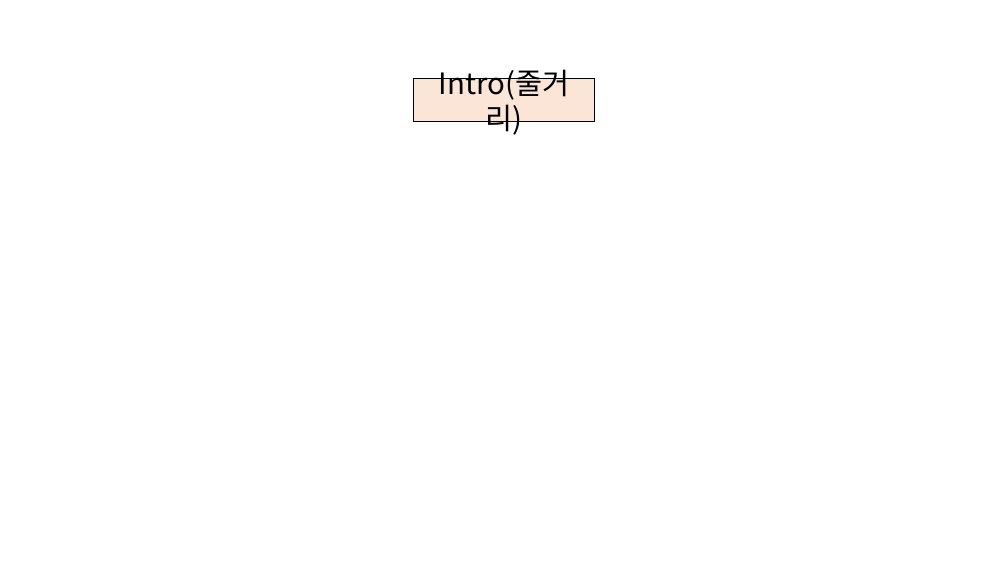
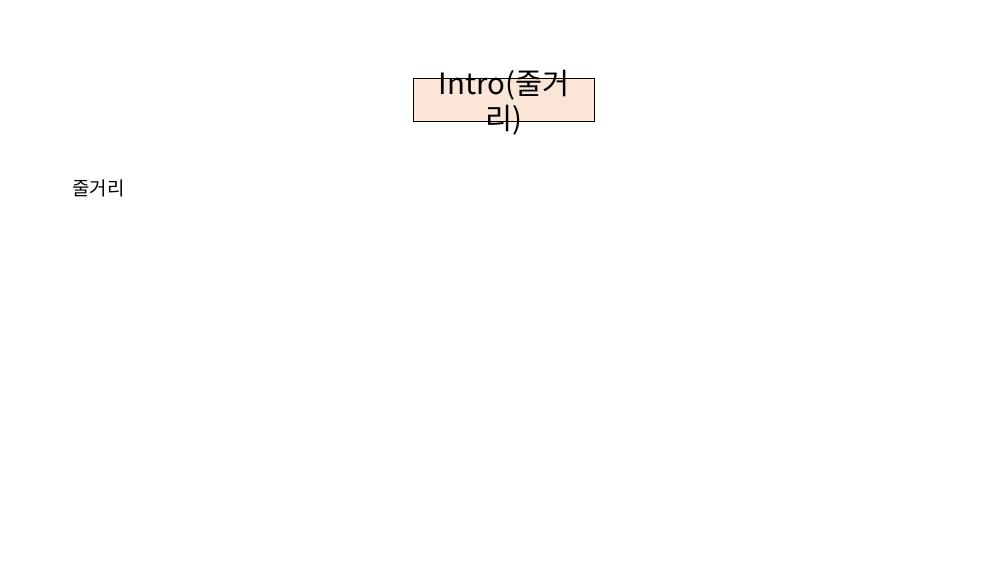
Before and after one commit to Sneer1/Project_KITRI, a slide deck: slide 2 of 워크플로우 및 게임 기획서.pptx. Drawn at 1008x567 pixels with LibreOffice and Linux fonts; fonts in the diff are those of the drawing. Boxes give left, top, right and bottom in pixels: in the first picture for what was removed or moved away, otherwise in the second. Text is boxed around its words. In the diff, an @@ line names an element or a change of style, - is before the commit and + after.

```diff
--- a/워크플로우 및 게임 기획서.pptx
+++ b/워크플로우 및 게임 기획서.pptx
@@ text added at [72,179,124,197], 18 pt, text #000000 @@
+줄거리
```
Also in this commit, not shown: 4 other slides changed.
